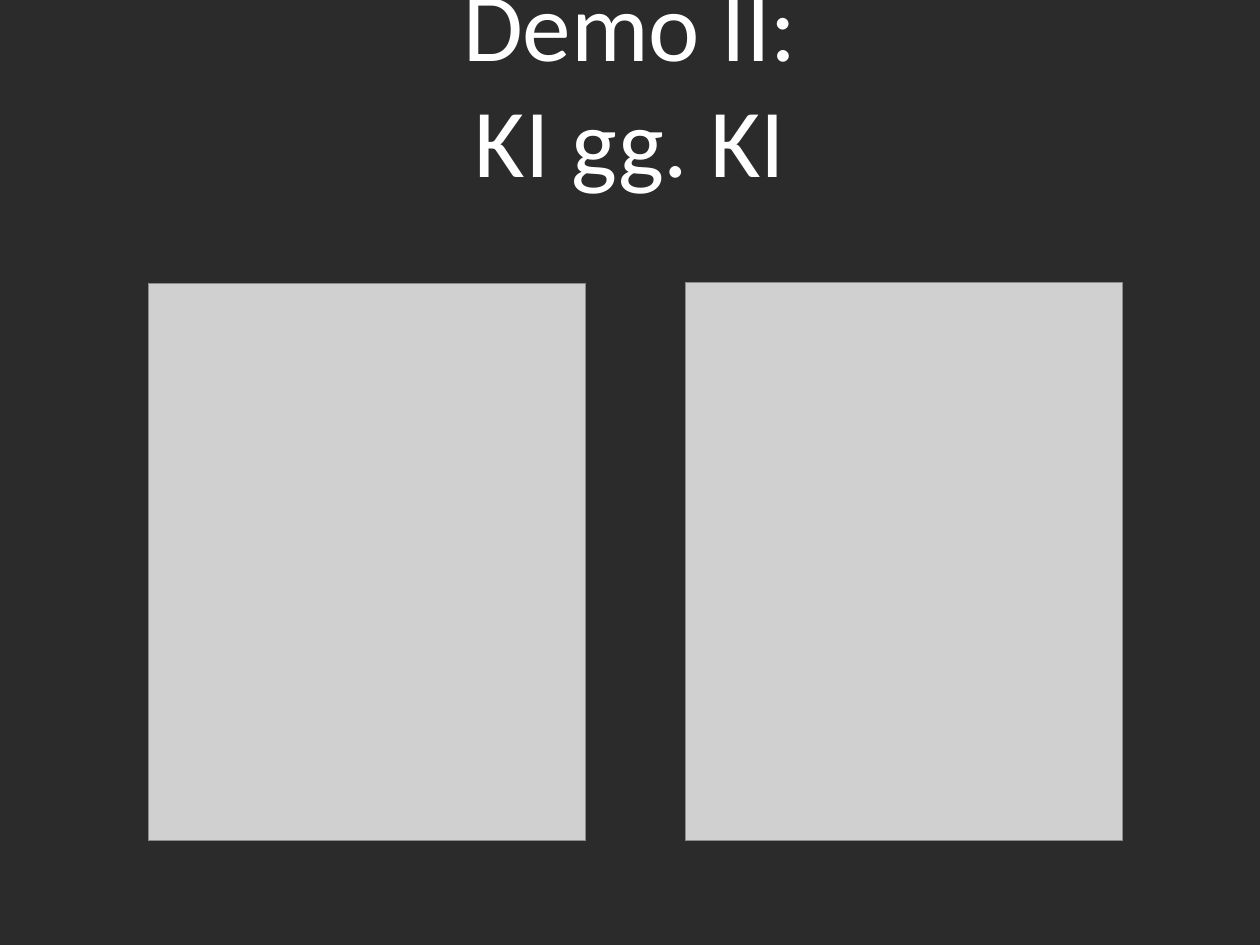
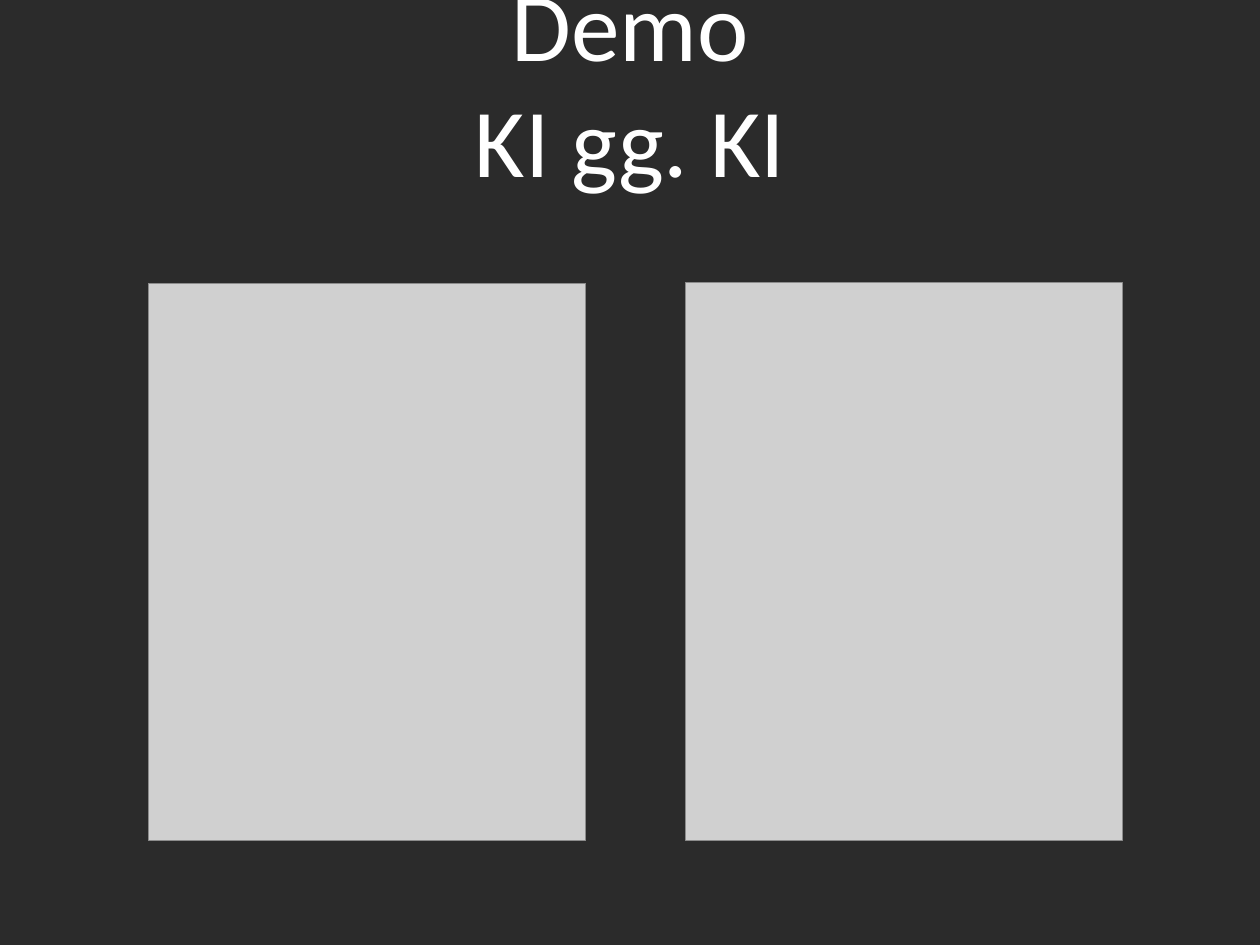
Before and after one commit to novac045/ai-battleship, a slide deck: slide 17 of Präsentation/Präsentation_PPT.ppt. Drawn at 1260x945 pixels with LibreOffice and Linux fonts; fonts in the diff are those of the drawing; grey boxes stand for pictures; background and template pictures are left out; a plain dark background stands for a picture behind light text. Boxes give left, top, right and bottom in pixels: in the first picture for what was removed or moved away, otherwise in the second. Text is boxed around its words. In the diff, an @@ line names an element or a change of style, - is before the commit and + after.

```diff
--- a/Präsentation/Präsentation_PPT.ppt
+++ b/Präsentation/Präsentation_PPT.ppt
@@ title at box(475, 0, 785, 194): text changed @@
-Demo II:
-KI gg. KI
+Demo
+KI gg. KI
```
Also in this commit, not shown: 5 other slides changed, 2 other files.
